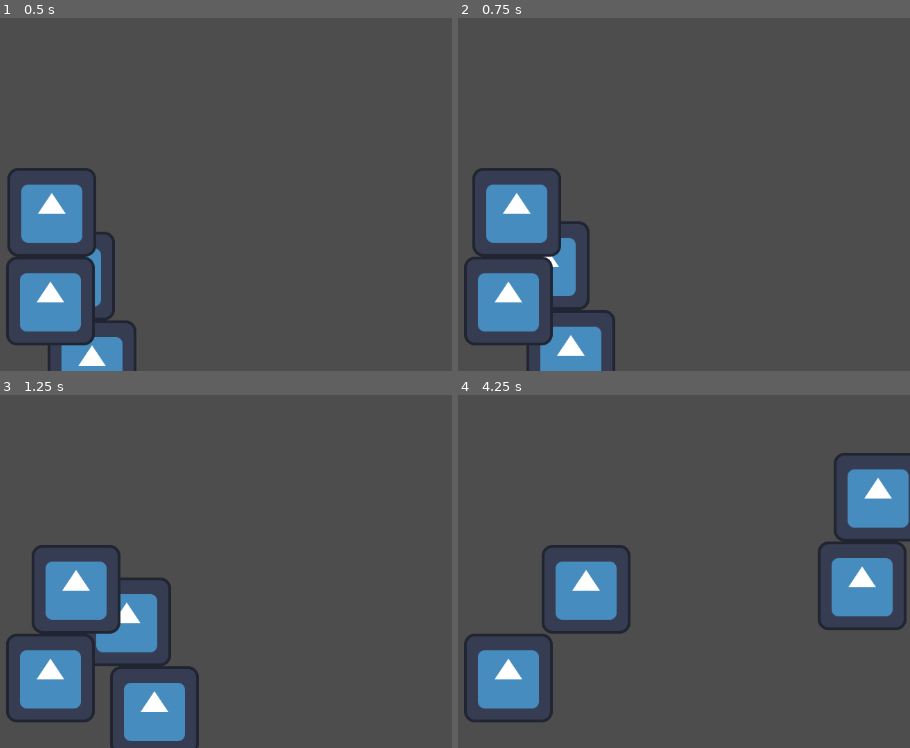
Above: before the commit, frames 1-4 (two rows, left to right).
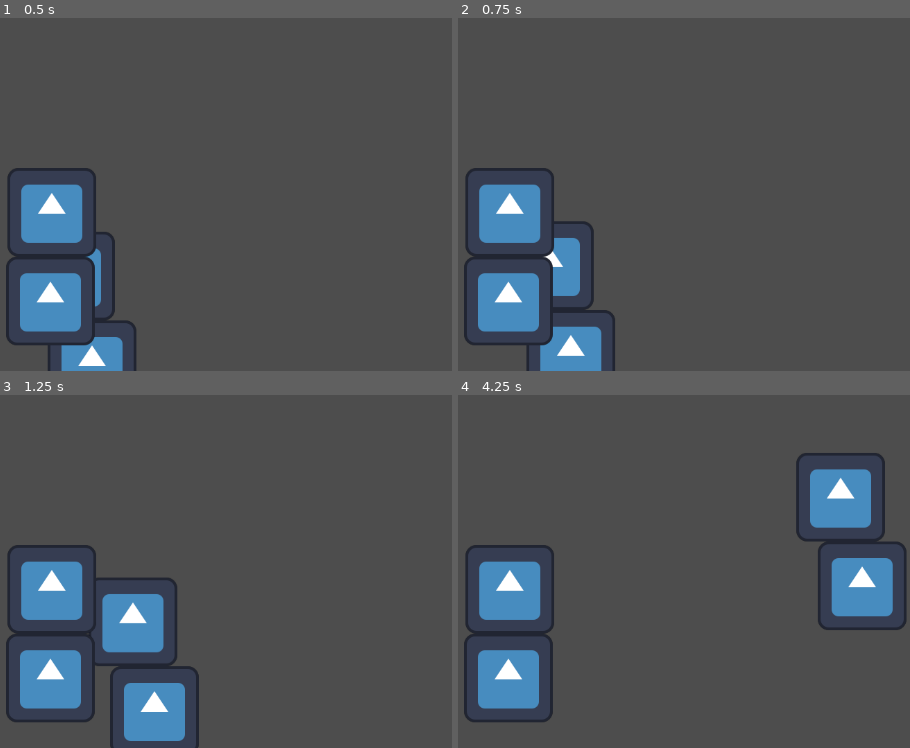
Above: after the commit, the same moments.

Repository: 42triangles/robot-surgery
Game: Godot game, scene res://scenes/world.tscn
Two runs of this game, one before a commit and one after it. Both use one fixed random seed, a clock stepped at 60 frames per second and the inputs below. The project has no main scene, so this scene is started directly. The engine's default icon, where the game draws it, is replaced by a stand-in: a white triangle on a blue panel in a dark square.
Inputs:
- Up to frame 1 (0.5 s): no input
- Up to frame 2 (0.75 s): tap Enter (ui_accept) at 0.5 s; hold Right (ui_right) from 0.53 s (still down); hold Enter (ui_accept) from 0.53 s (still down)
- Up to frame 3 (1.25 s): keep holding Right (ui_right); keep holding Enter (ui_accept); tap Space (jump, bound only after the commit) at 0.77, 0.8, 1.07 s
- Up to frame 4 (4.25 s): release Enter (ui_accept) at 1.28 s; tap Space (jump, bound only after the commit) at 1.35, 1.52, 1.82, 2.3, 3.02, 3.32 s; tap Enter (ui_accept) at 1.55, 2.85 s; release Right (ui_right) at 2.03 s; hold Left (ui_left) 2.03-2.78 s; hold Enter (ui_accept) 2.03-2.78 s; hold Right (ui_right) from 2.78 s (still down); hold Space (jump, bound only after the commit) from 3.53 s (still down)

Frame 1 is identical in both runs. In frame 2, 1.9% of the frame differs, in the area x 1-31%, y 42-83%; in frame 3, 3.8%; in frame 4, 9.0%, in the area x 1-100%, y 16-68%.

Commit message:
Better movement

Diff:
--- a/project.godot
+++ b/project.godot
@@ -14,6 +14,24 @@
 config/features=PackedStringArray("4.3", "GL Compatibility")
 config/icon="res://icon.svg"
 
+[input]
+
+move_left={
+"deadzone": 0.5,
+"events": [Object(InputEventKey,"resource_local_to_scene":false,"resource_name":"","device":-1,"window_id":0,"alt_pressed":false,"shift_pressed":false,"ctrl_pressed":false,"meta_pressed":false,"pressed":false,"keycode":0,"physical_keycode":65,"key_label":0,"unicode":97,"location":0,"echo":false,"script":null)
+]
+}
+move_right={
+"deadzone": 0.5,
+"events": [Object(InputEventKey,"resource_local_to_scene":false,"resource_name":"","device":-1,"window_id":0,"alt_pressed":false,"shift_pressed":false,"ctrl_pressed":false,"meta_pressed":false,"pressed":false,"keycode":0,"physical_keycode":68,"key_label":0,"unicode":100,"location":0,"echo":false,"script":null)
+]
+}
+jump={
+"deadzone": 0.5,
+"events": [Object(InputEventKey,"resource_local_to_scene":false,"resource_name":"","device":-1,"window_id":0,"alt_pressed":false,"shift_pressed":false,"ctrl_pressed":false,"meta_pressed":false,"pressed":false,"keycode":0,"physical_keycode":32,"key_label":0,"unicode":32,"location":0,"echo":false,"script":null)
+]
+}
+
 [physics]
 
 2d/default_gravity=98.0
--- a/scripts/player.gd
+++ b/scripts/player.gd
@@ -1,18 +1,31 @@
 extends CharacterBody2D
 
+@export var movement_scale: float = 100
+@export var friction: float = 50
+@export var max_speed: float = 600
+
+var movement: float
 
 func _physics_process(delta: float) -> void:
 	velocity += get_gravity()
+
+	var speed_x = abs(velocity.x)
+	if is_on_floor():
+		speed_x -= friction
+	speed_x = clamp(speed_x, 0, max_speed)
+
+	velocity.x = speed_x * sign(velocity.x)
+
+	velocity.x += movement * movement_scale
+
 	move_and_slide()
 
 func _unhandled_input(event: InputEvent) -> void:
-	if Input.is_action_pressed("ui_right"):
-		velocity.x = 50
-	elif Input.is_action_pressed("ui_left"):
-		velocity.x = -50
-	else:
-		velocity.x = 0
+	if event.is_action("move_left") or event.is_action("move_right"):
+		movement = Input.get_axis("move_left", "move_right")
+		get_viewport().set_input_as_handled()
 
-	if Input.is_action_pressed("ui_accept"):
+	if event.is_action_pressed("jump"):
 		if is_on_floor():
-			velocity.y = -500
+			velocity.y = -1000
+		get_viewport().set_input_as_handled()
